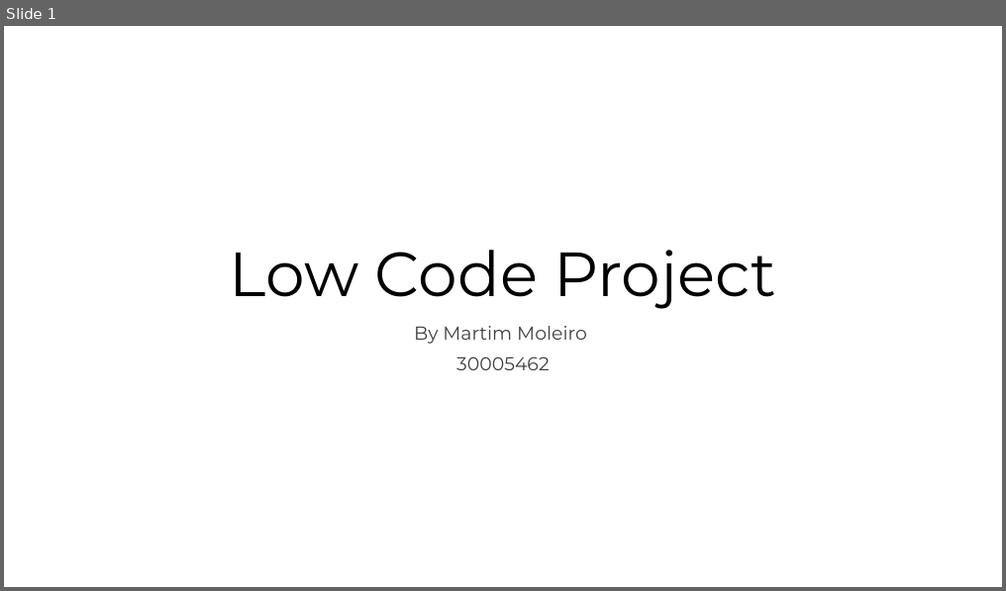
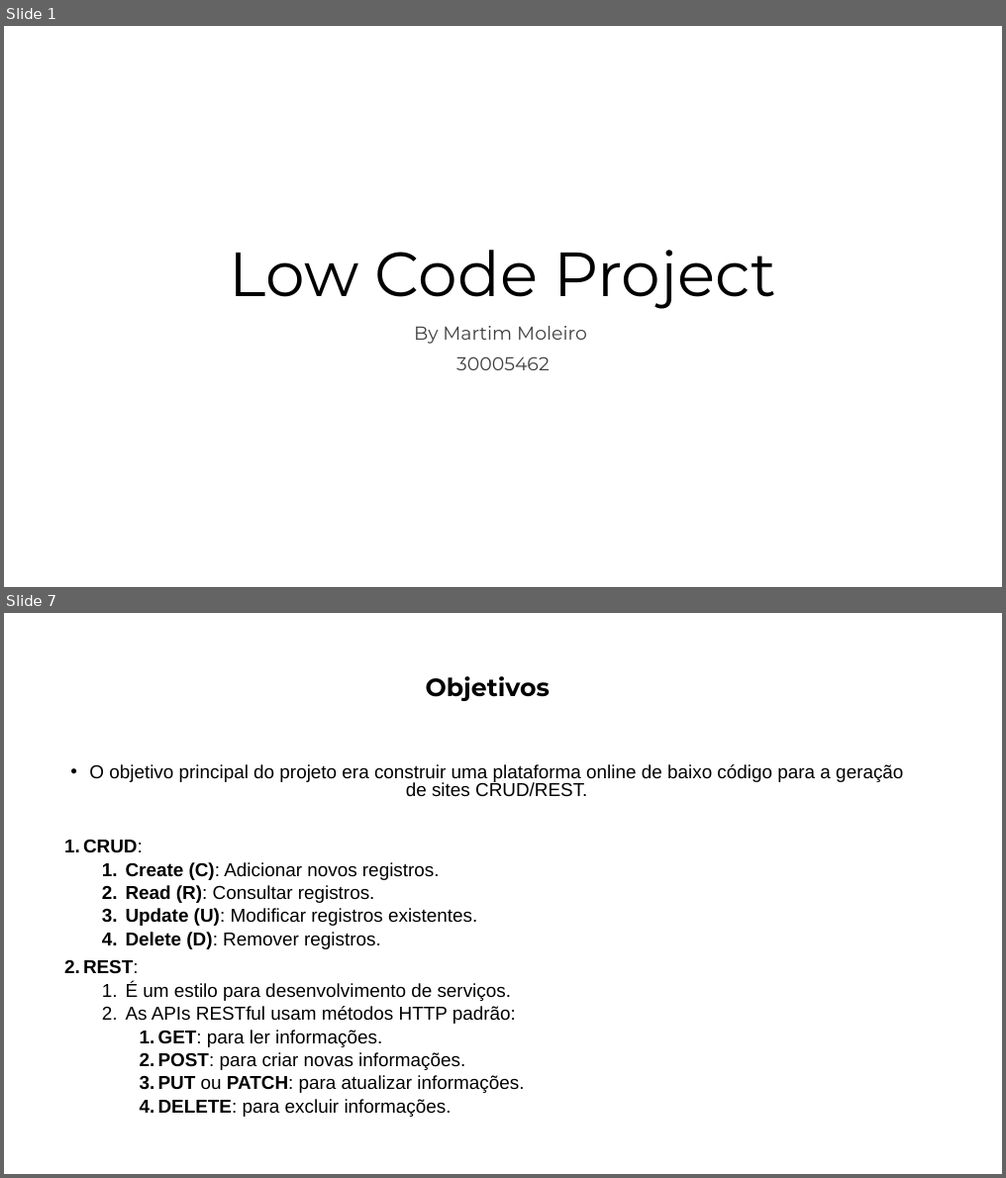
Before and after one commit to offmtm/low-code, a slide deck: Low Code Project.pptx. Shown one above the other, each under a label of ours: slide 1 before the commit, slides 1 and 7 after it; the slides between them are not shown. The pictures are 1006x591 and 1006x1178 pixels, drawn with LibreOffice and Linux fonts; fonts in the diff are those of the drawing. Boxes give left, top, right and bottom in pixels: in the first picture for what was removed or moved away, otherwise in the second. Text is boxed around its words. In the diff, an @@ line names an element or a change of style, - is before the commit and + after.

```diff
--- a/Low Code Project.pptx
+++ b/Low Code Project.pptx
@@ slide 7 added at (4,613,1002,1174), background #FFFFFF @@
@@ title added at (426,676,549,701), 24 pt, text #000000, bold @@
+Objetivos
@@ text added at (83,764,903,1117), 18 pt, text #000000 @@
+• O objetivo principal do projeto era construir uma plataforma online de baixo código para a geração de sites CRUD/REST.
+1. CRUD:
+  1. Create (C): Adicionar novos registros.
+  2. Read (R): Consultar registros.
+  3. Update (U): Modificar registros existentes.
+  4. Delete (D): Remover registros.
+2. REST:
+  1. É um estilo para desenvolvimento de serviços.
+  2. As APIs RESTful usam métodos HTTP padrão:
+    1. GET: para ler informações.
+    2. POST: para criar novas informações.
+    3. PUT ou PATCH: para atualizar informações.
+    4. DELETE: para excluir informações.
```
Also in this commit, not shown: 7 slides changed, 8 other slides added, 2 slides removed.
